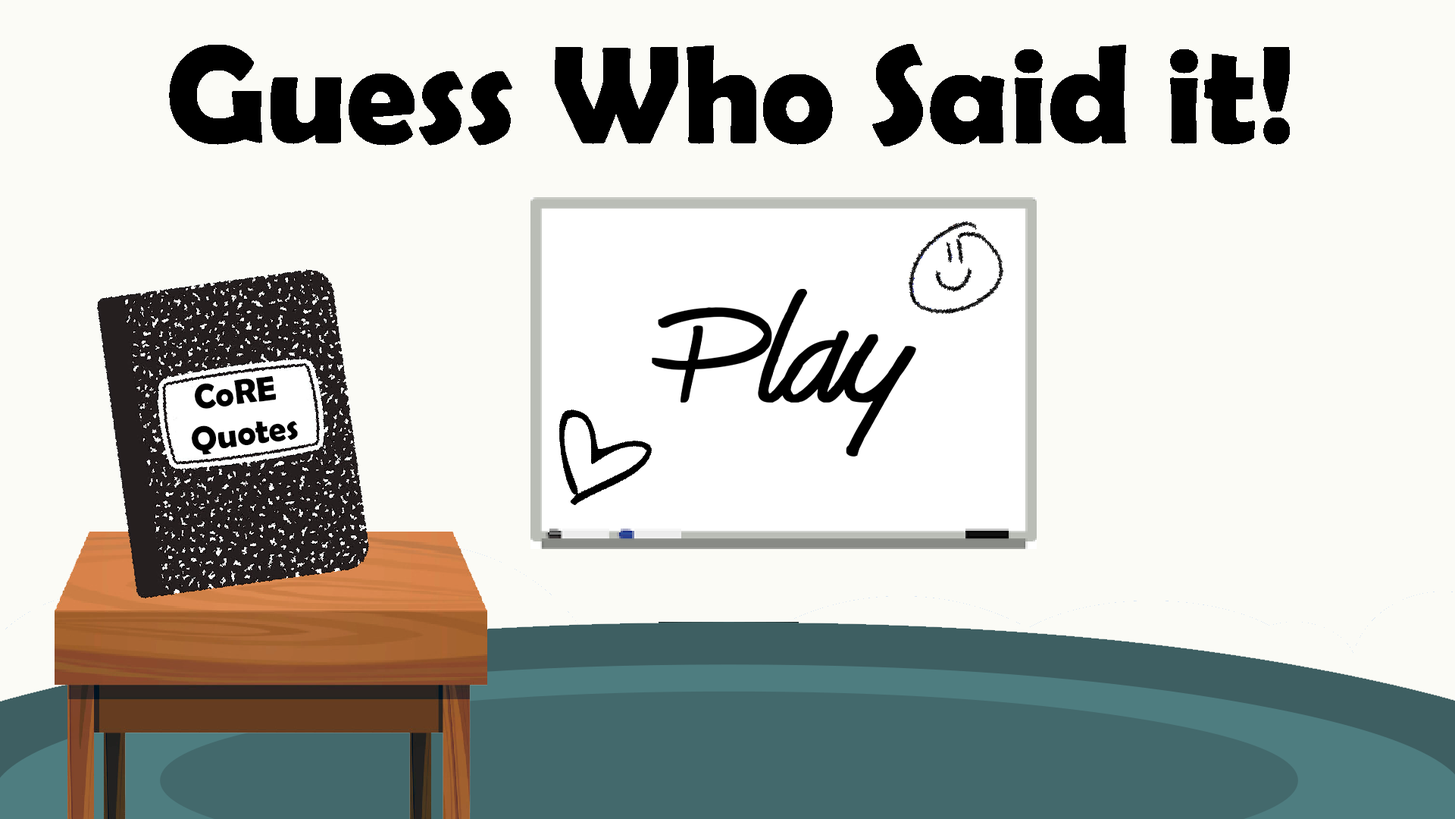
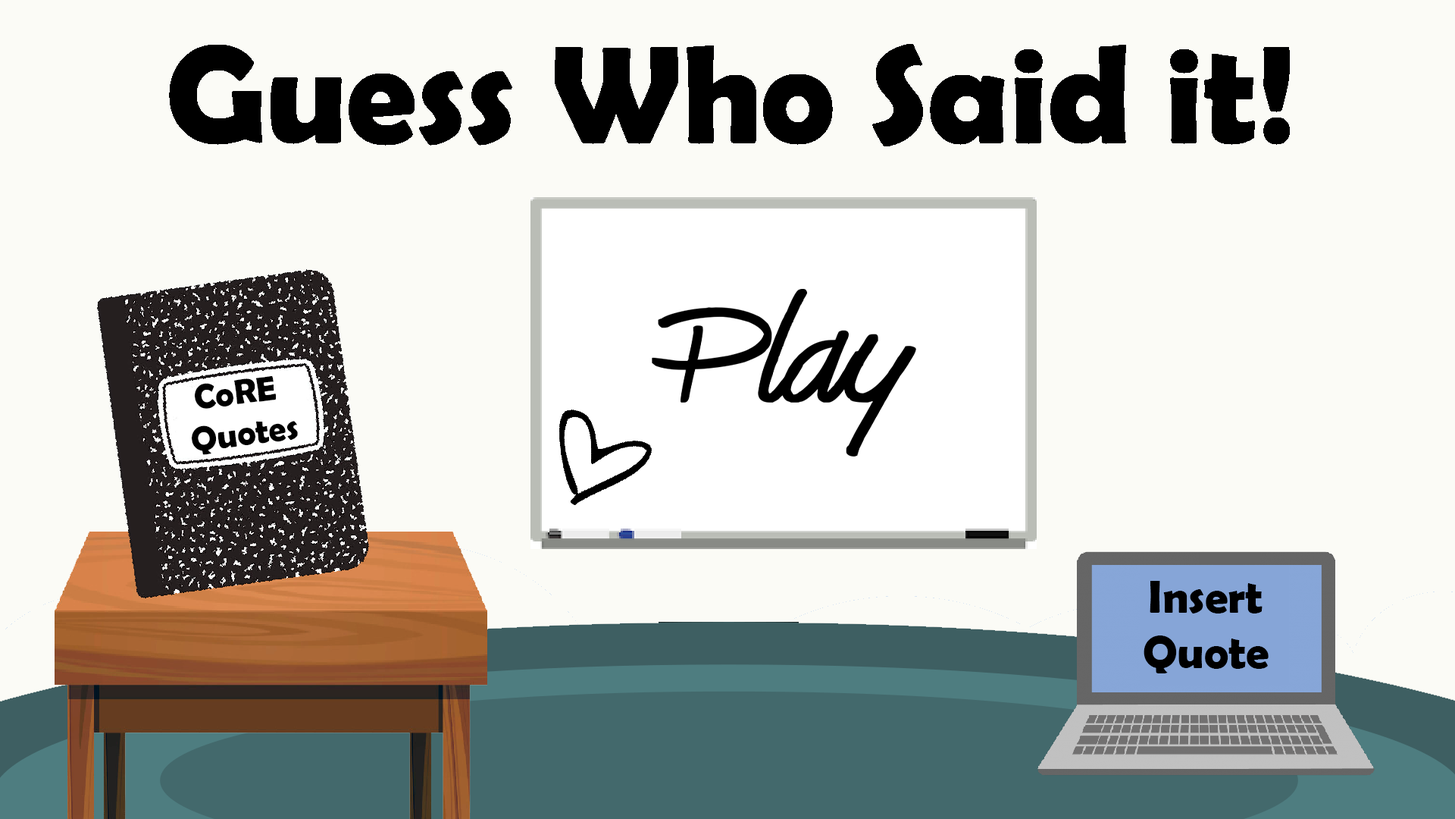
Revision of a layered 1455 x 819 image; what changed, layer by layer:
added layer "Insert Quote" above "Laptop" over box(1143, 580, 1269, 674)
added layer "Laptop" above "Play Text" over box(1037, 551, 1375, 776)
renamed "MarkerPlay" to "Play Text", moved it above "Heart" over box(909, 288, 917, 305)
hid "Smile" over box(908, 221, 1004, 314)
moved "Whiteboard" above "CoRE Quotes" over box(908, 221, 1004, 314)
